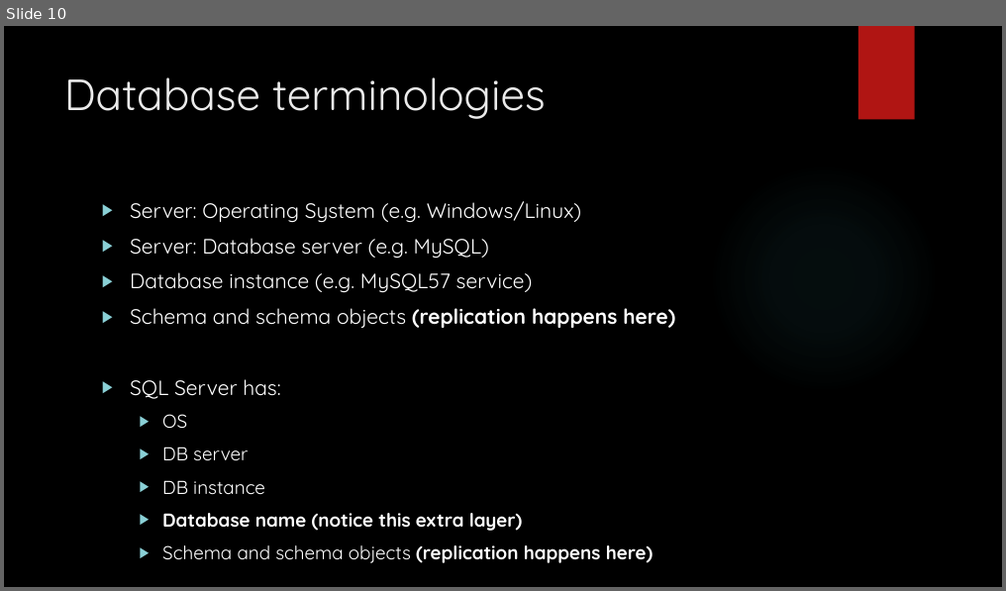
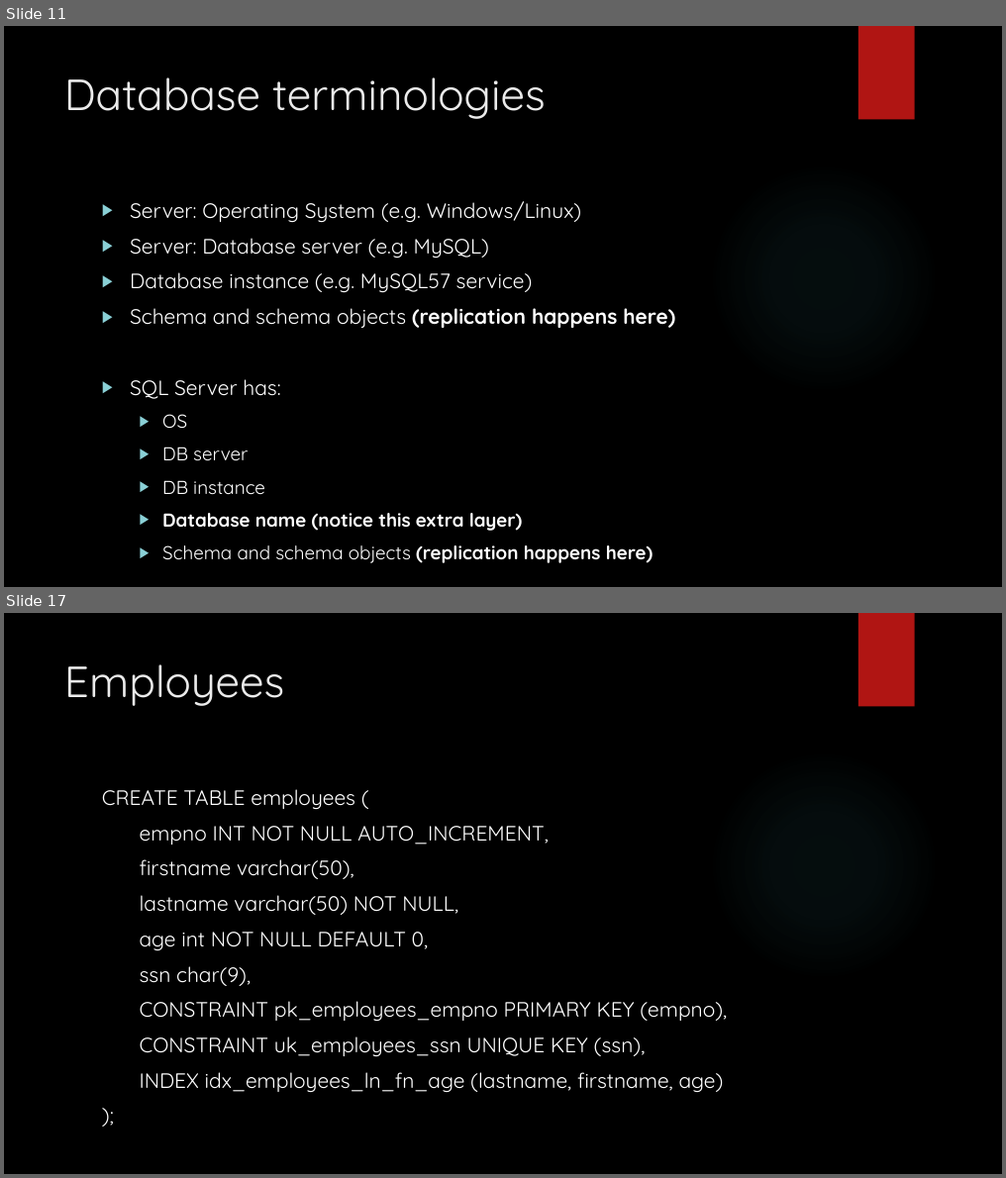
Before and after one commit to zedfoxus/database-bootcamp, a slide deck: Presentation/Database-Bootcamp-Presentation.pptx. Shown one above the other, each under a label of ours: slide 10 before the commit, slides 11 and 17 after it; the slides between them are not shown. The pictures are 1006x591 and 1006x1178 pixels, drawn with LibreOffice and Linux fonts; fonts in the diff are those of the drawing; background and template pictures are left out. Boxes give left, top, right and bottom in pixels: in the first picture for what was removed or moved away, otherwise in the second. Text is boxed around its words. In the diff, an @@ line names an element or a change of style, - is before the commit and + after.

Commit message:
Day 3 table creation

```diff
--- a/Presentation/Database-Bootcamp-Presentation.pptx
+++ b/Presentation/Database-Bootcamp-Presentation.pptx
@@ slide 17 added at [4,613,1002,1174], background picture (left out); not listed: 2 template elements that a slide beside it also shows @@
@@ title added at [64,664,284,706], 42 pt, text #EBEBEB @@
+Employees
@@ text added at [102,789,727,1093], 20 pt, text #FFFFFF @@
+CREATE TABLE employees (
+empno INT NOT NULL AUTO_INCREMENT,
+firstname varchar(50),
+lastname varchar(50) NOT NULL,
+age int NOT NULL DEFAULT 0,
+ssn char(9),
+CONSTRAINT pk_employees_empno PRIMARY KEY (empno),
+CONSTRAINT uk_employees_ssn UNIQUE KEY (ssn),
+INDEX idx_employees_ln_fn_age (lastname, firstname, age)
+);
@@ what was slide 10 is now slide 11 @@
```
Also in this commit, not shown: 1 slide changed, 7 other slides added.
